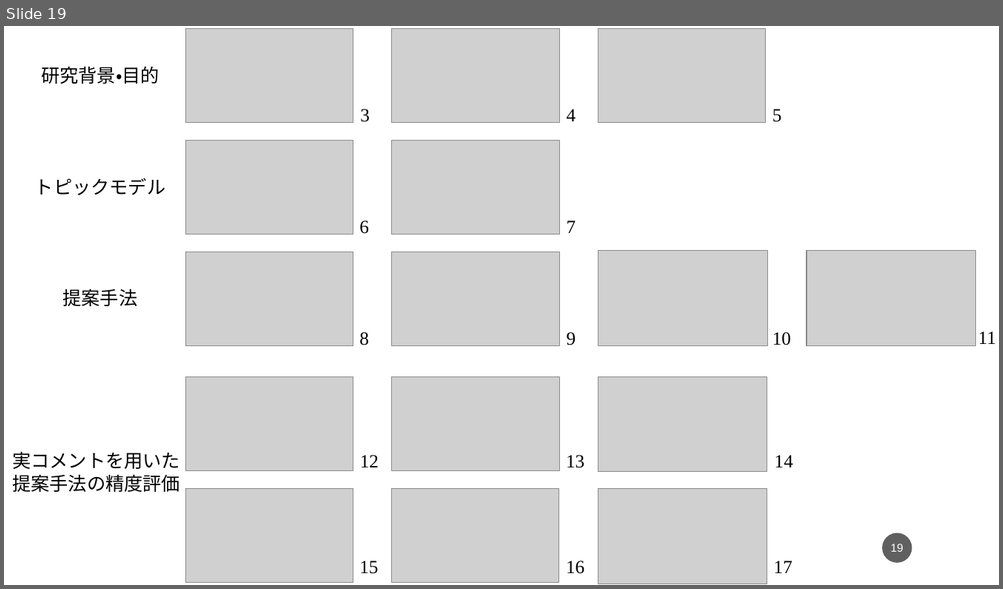
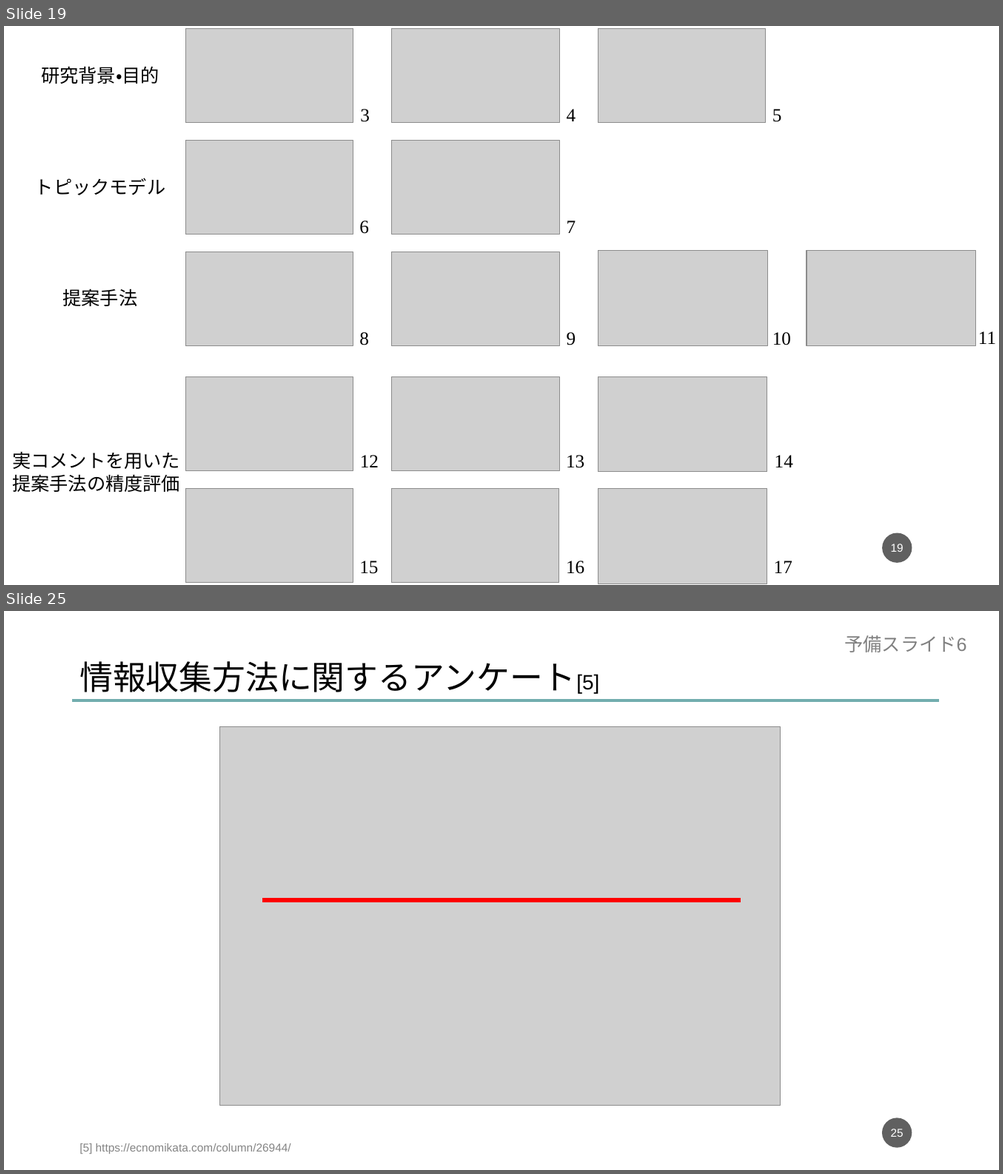
Before and after one commit to dora937nishikori/investigation, a slide deck: 修論/修論発表資料.pptx. Shown one above the other, each under a label of ours: slide 19 before the commit, slides 19 and 25 after it; the slides between them are not shown. The pictures are 1003x589 and 1003x1174 pixels, drawn with LibreOffice and Linux fonts; fonts in the diff are those of the drawing; grey boxes stand for pictures. Boxes give left, top, right and bottom in pixels: in the first picture for what was removed or moved away, otherwise in the second. Text is boxed around its words. In the diff, an @@ line names an element or a change of style, - is before the commit and + after.

```diff
--- a/修論/修論発表資料.pptx
+++ b/修論/修論発表資料.pptx
@@ slide 25 added at (4, 611, 999, 1170), background #FFFFFF @@
@@ text added at (844, 635, 966, 652), 18 pt, text #808080 @@
+予備スライド6
@@ text added at (79, 661, 599, 693), 32 pt, text #000000 @@
+情報収集方法に関するアンケート[5]
@@ line added from (73, 701) to (939, 701), #72ADAE 3 pt @@
@@ picture added at (219, 726, 780, 1105) @@
@@ line added from (262, 900) to (740, 900), #FF0000 4.5 pt @@
@@ page number added at (882, 1119, 912, 1148), fill #1D1D1D at 70% opacity, 11 pt, text #FFFFFF @@
+25
@@ text added at (79, 1144, 291, 1154), 11 pt, text #848484 @@
+[5] https://ecnomikata.com/column/26944/
```
Also in this commit, not shown: 1 slide changed, 6 other slides added, 15 other files.
